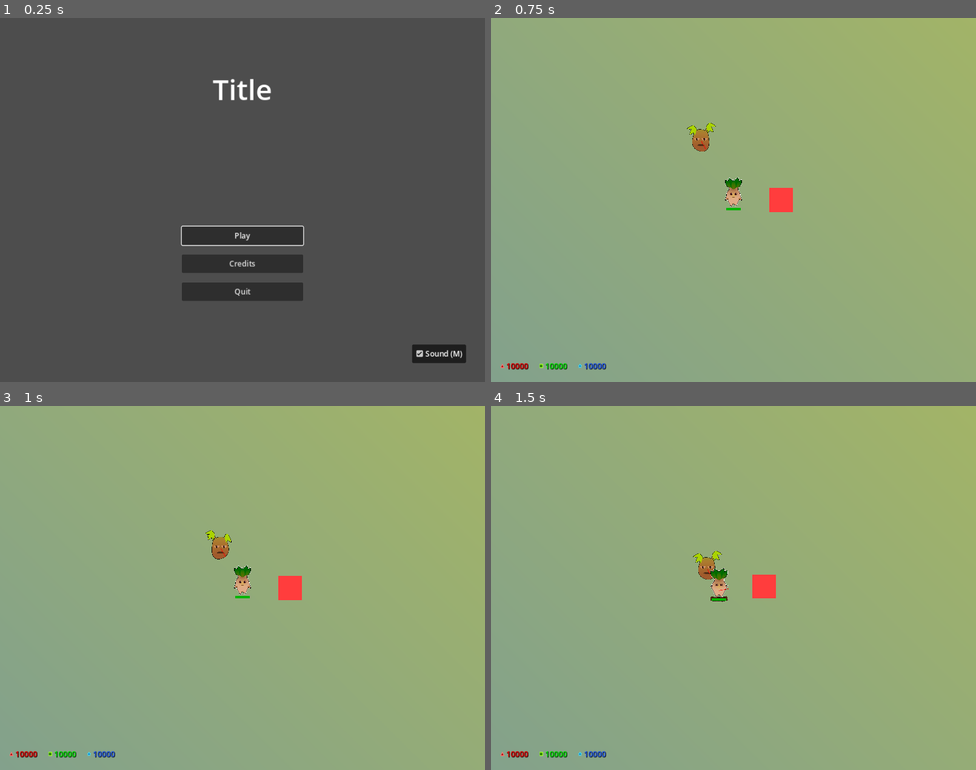
Above: before the commit, frames 1-4 (two rows, left to right).
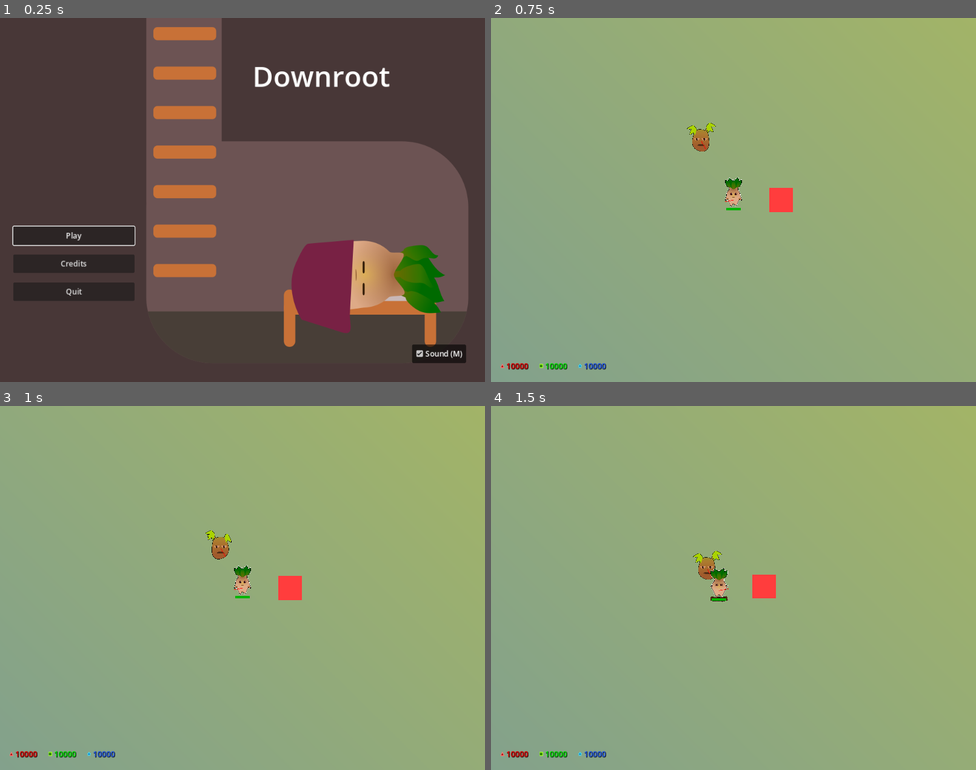
Above: after the commit, the same moments.

Repository: Zereijin/GGJ2023
Game: Godot game, scene res://main_menu/main_menu.tscn
Same seed, same stepped clock (60 frames per second), same inputs: the game is played once before the commit and once after it.
Inputs (mouse positions are in pixels of both pictures, inside the frame that each line leads up to):
- Up to frame 1 (0.25 s): no input
- Up to frame 2 (0.75 s): click "Play" at 0.5 s
- Up to frame 3 (1 s): no input
- Up to frame 4 (1.5 s): move the mouse to (840, 569) at 1.27 s; press the mouse at (840, 569) at 1.28 s; hold D (right) from 1.28 s (still down)

The runs differ from the first frame. In frame 1, 41% of the frame differs, in the area x 2-97%, y 0-91%; in frame 2, less than 0.1%; in frame 3, less than 0.1%; in frame 4, nothing differs.

Commit message:
Restructure main menu

Diff:
--- a/main_menu/main_menu.tscn
+++ b/main_menu/main_menu.tscn
@@ -1,16 +1,11 @@
-[gd_scene load_steps=6 format=3 uid="uid://bw4g4sqrid6dl"]
+[gd_scene load_steps=7 format=3 uid="uid://bw4g4sqrid6dl"]
 
 [ext_resource type="Script" path="res://main_menu/main_menu.gd" id="1_0nx3n"]
 [ext_resource type="PackedScene" uid="uid://cxstjq63yeytk" path="res://game/game.tscn" id="2_1xogi"]
 [ext_resource type="Theme" uid="uid://dbf3mfbni11oq" path="res://main_menu/main_menu_theme/main_menu_theme.tres" id="2_liuhe"]
 [ext_resource type="PackedScene" uid="uid://ciev25y0jewy5" path="res://main_menu/sound_button/sound_button.tscn" id="3_4aeqp"]
-
-[sub_resource type="StyleBoxFlat" id="StyleBoxFlat_qqvvs"]
-bg_color = Color(0, 0, 0, 1)
-border_width_left = 3
-border_width_top = 3
-border_width_right = 3
-border_width_bottom = 3
+[ext_resource type="Texture2D" uid="uid://dj4hoybqid6rs" path="res://main_menu/sprites/title_screen.png" id="3_6fiig"]
+[ext_resource type="StyleBox" uid="uid://xcag8qpmn84" path="res://main_menu/main_menu_theme/panel.tres" id="6_p5iyb"]
 
 [node name="CanvasLayer" type="CanvasLayer"]
 
@@ -24,19 +19,31 @@
 script = ExtResource("1_0nx3n")
 start_scene = ExtResource("2_1xogi")
 
-[node name="TitleLabel" type="Label" parent="MainMenuControl"]
+[node name="Background" type="TextureRect" parent="MainMenuControl"]
 layout_mode = 1
-anchors_preset = 5
-anchor_left = 0.5
-anchor_right = 0.5
-offset_left = -500.0
-offset_top = 100.0
-offset_right = 500.0
-offset_bottom = 200.0
+anchors_preset = 15
+anchor_right = 1.0
+anchor_bottom = 1.0
 grow_horizontal = 2
+grow_vertical = 2
+texture = ExtResource("3_6fiig")
+
+[node name="MarginContainer" type="MarginContainer" parent="MainMenuControl"]
+layout_mode = 1
+anchors_preset = 1
+anchor_left = 1.0
+anchor_right = 1.0
+offset_left = -292.0
+offset_bottom = 86.0
+grow_horizontal = 0
+theme_override_constants/margin_top = 80
+theme_override_constants/margin_right = 200
+
+[node name="TitleLabel" type="Label" parent="MainMenuControl/MarginContainer"]
+layout_mode = 2
 theme = ExtResource("2_liuhe")
 theme_override_font_sizes/font_size = 60
-text = "Title"
+text = "Downroot"
 horizontal_alignment = 1
 vertical_alignment = 1
 
@@ -47,9 +54,9 @@
 anchor_top = 1.0
 anchor_right = 0.5
 anchor_bottom = 1.0
-offset_left = -128.0
+offset_left = -484.0
 offset_top = -328.0
-offset_right = 128.0
+offset_right = -228.0
 offset_bottom = -171.0
 grow_horizontal = 2
 grow_vertical = 0
@@ -90,7 +97,7 @@
 grow_horizontal = 2
 grow_vertical = 2
 theme = ExtResource("2_liuhe")
-theme_override_styles/panel = SubResource("StyleBoxFlat_qqvvs")
+theme_override_styles/panel = ExtResource("6_p5iyb")
 
 [node name="MarginContainer" type="MarginContainer" parent="MainMenuControl/CreditPanel"]
 layout_mode = 1
